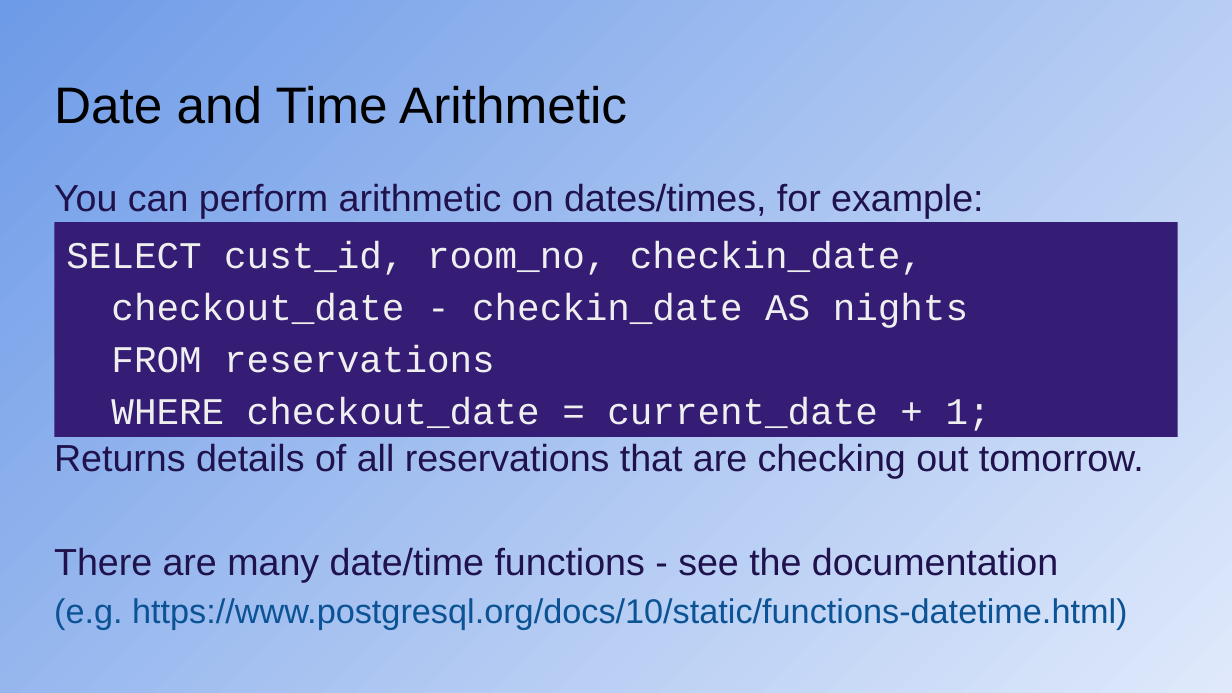
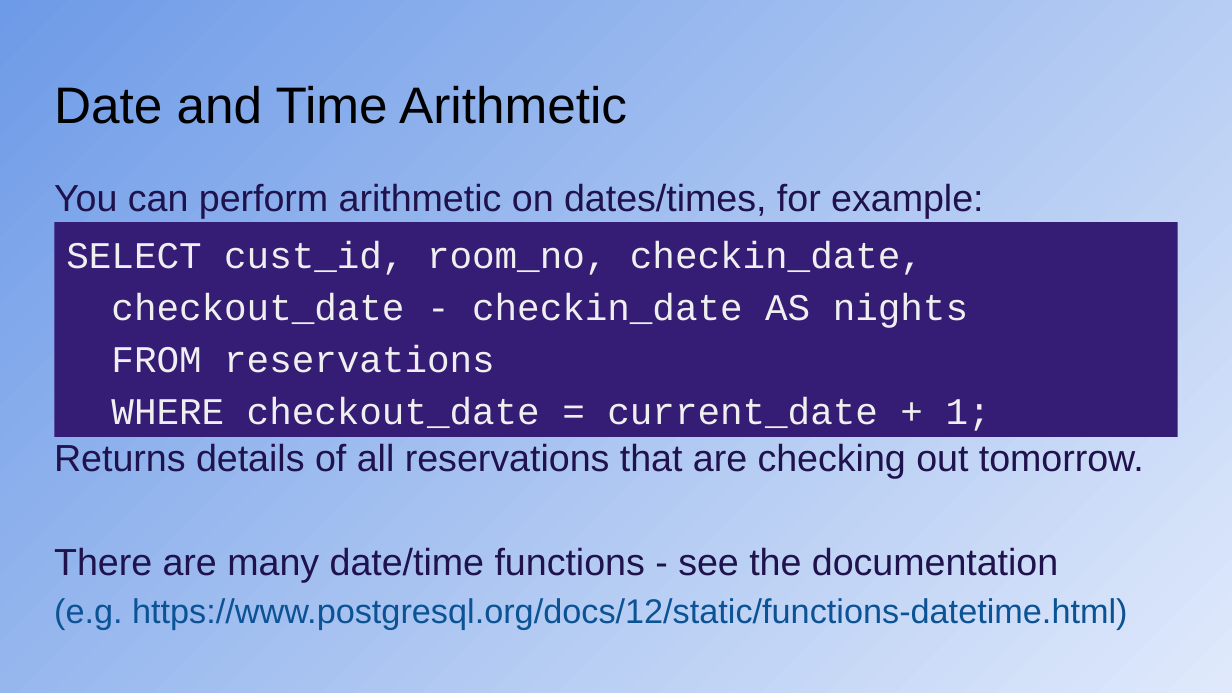
Before and after one commit to KeithBremer/CYF-DB-Module, a slide deck: slide 32 of db/week-1/CYF_DB_1.pptx. Drawn at 1232x693 pixels with LibreOffice and Linux fonts; fonts in the diff are those of the drawing. Boxes give left, top, right and bottom in pixels: in the first picture for what was removed or moved away, otherwise in the second. Text is boxed around its words. In the diff, an @@ line names an element or a change of style, - is before the commit and + after.

```diff
--- a/db/week-1/CYF_DB_1.pptx
+++ b/db/week-1/CYF_DB_1.pptx
@@ text at [54, 598, 1127, 629]: text changed @@
-(e.g. https://www.postgresql.org/docs/10/static/functions-datetime.html)
+(e.g. https://www.postgresql.org/docs/12/static/functions-datetime.html)
```
Also in this commit, not shown: 9 other slides changed, 13 other files.
